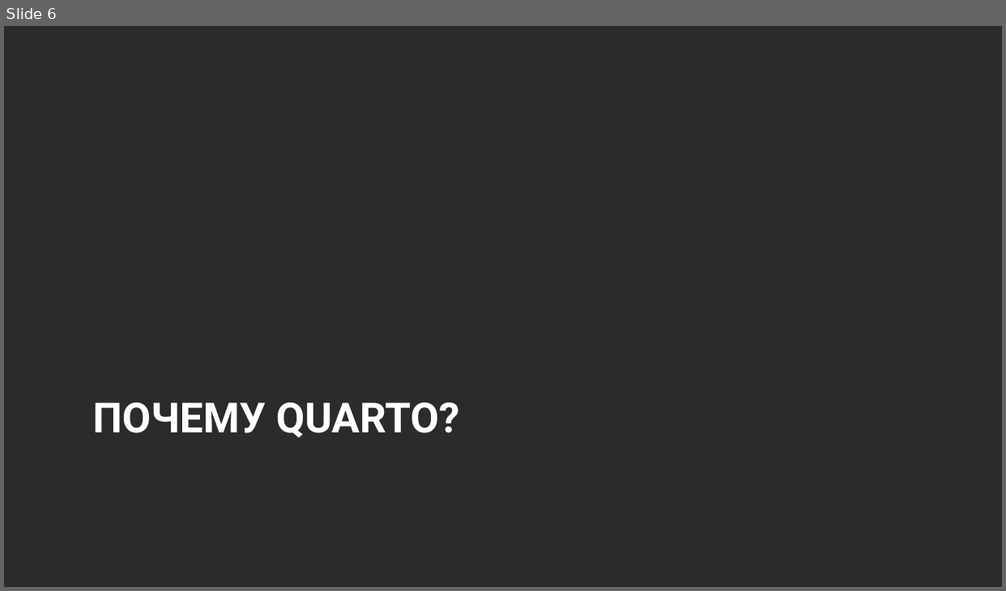
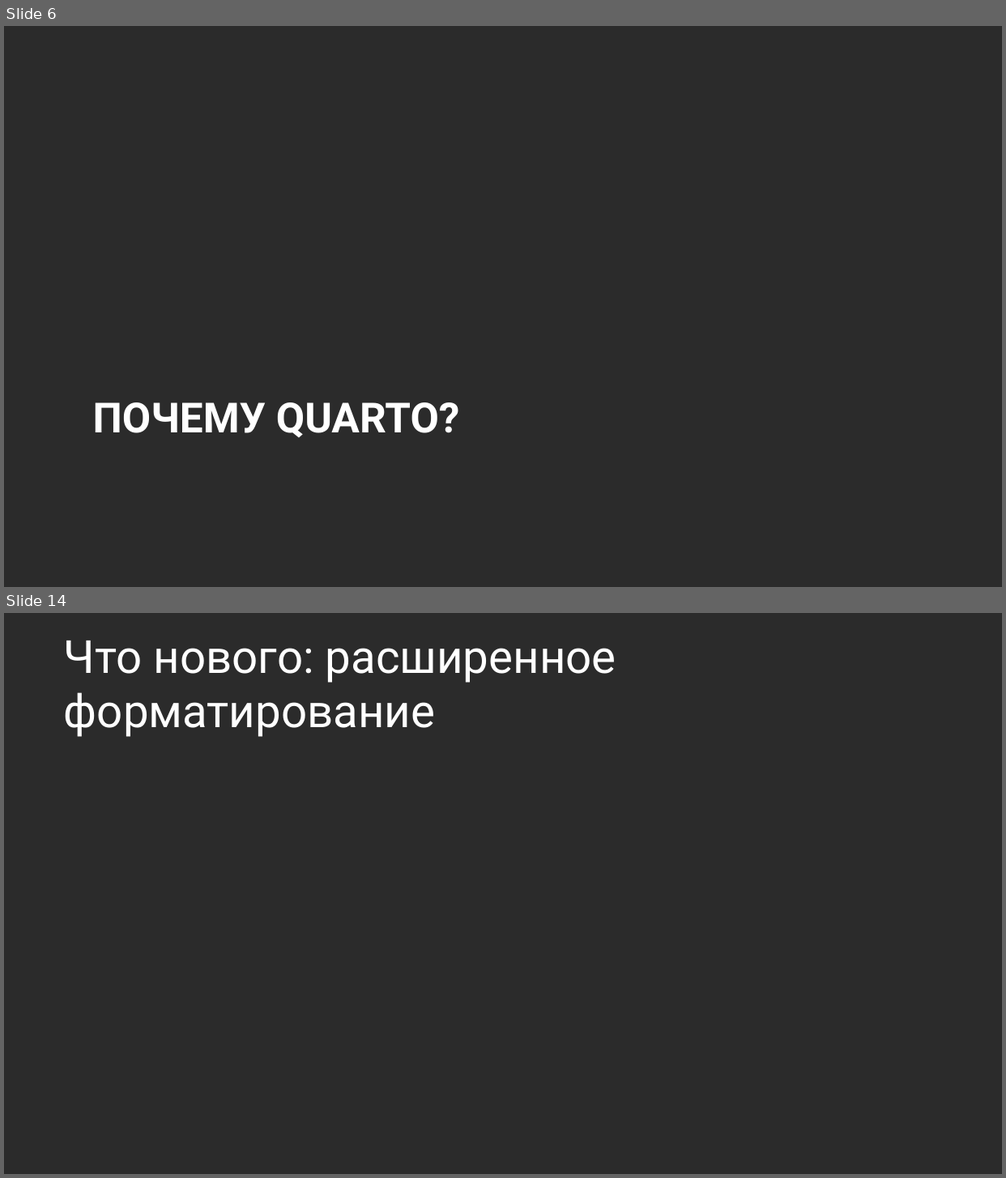
Before and after one commit to Marwolaeth/OTUS_R4DA, a slide deck: 01-Quarto/slides_draft.pptx. Shown one above the other, each under a label of ours: slide 6 before the commit, slides 6 and 14 after it; the slides between them are not shown. The pictures are 1006x591 and 1006x1178 pixels, drawn with LibreOffice and Linux fonts; fonts in the diff are those of the drawing; background and template pictures are left out; a plain dark background stands for a picture behind light text. Boxes give left, top, right and bottom in pixels: in the first picture for what was removed or moved away, otherwise in the second. Text is boxed around its words. In the diff, an @@ line names an element or a change of style, - is before the commit and + after.

```diff
--- a/01-Quarto/slides_draft.pptx
+++ b/01-Quarto/slides_draft.pptx
@@ slide 14 added at [4, 613, 1002, 1174], background picture (left out) @@
@@ title added at [64, 641, 616, 737], 33 pt, text #FFFFFF @@
+Что нового: расширенное форматирование
```
Also in this commit, not shown: 14 slides changed, 2 other slides added, 3 slides removed, 3 other files.
